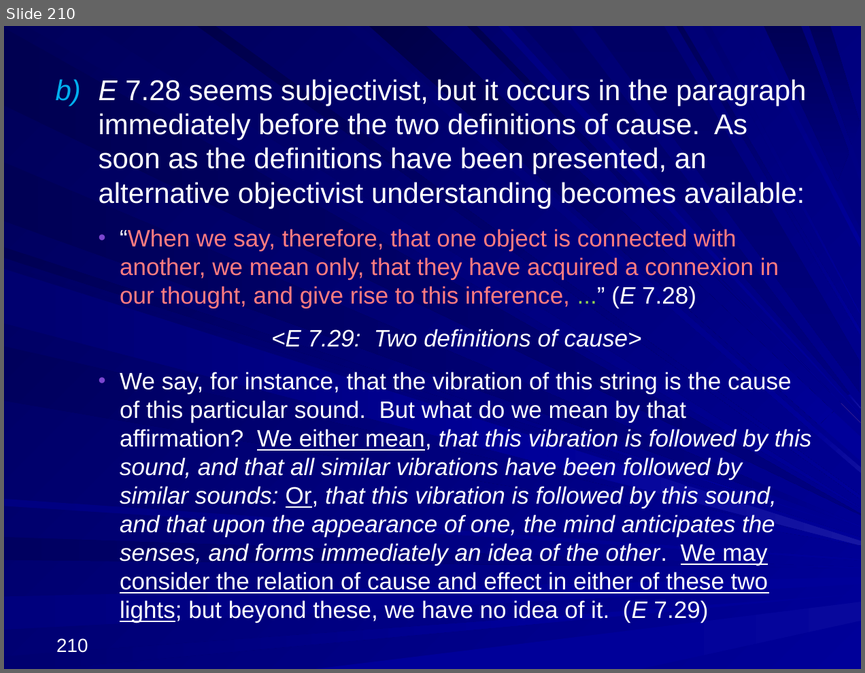
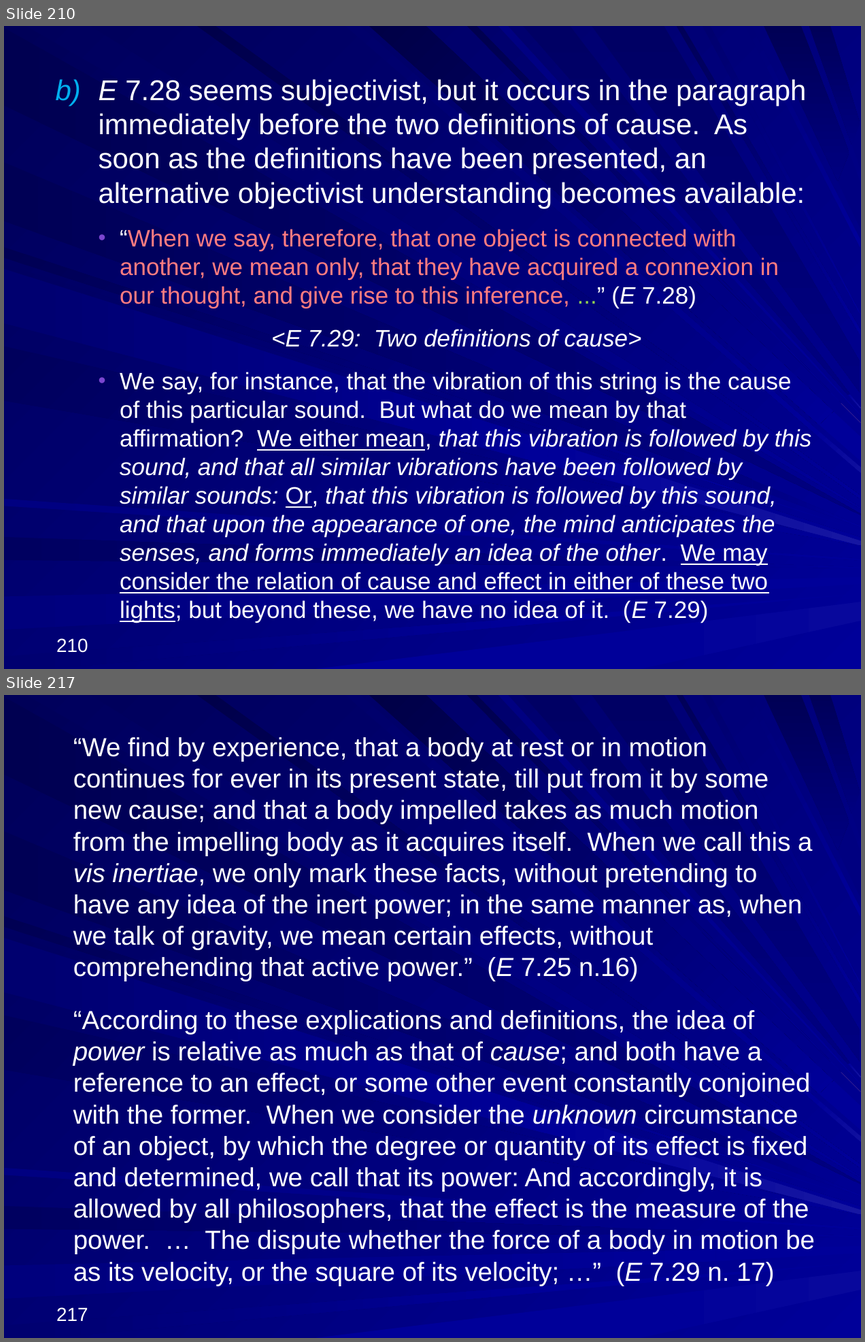
Before and after one commit to englishphilosophy/hume-texts-online, a slide deck: teaching/lectures/2024_Hume_MT_current.pptx. Shown one above the other, each under a label of ours: slide 210 before the commit, slides 210 and 217 after it; the slides between them are not shown. The pictures are 865x673 and 865x1342 pixels, drawn with LibreOffice and Linux fonts; fonts in the diff are those of the drawing. Boxes give left, top, right and bottom in pixels: in the first picture for what was removed or moved away, otherwise in the second. Text is boxed around its words. In the diff, an @@ line names an element or a change of style, - is before the commit and + after.

```diff
--- a/teaching/lectures/2024_Hume_MT_current.pptx
+++ b/teaching/lectures/2024_Hume_MT_current.pptx
@@ slide 217 added at box(4, 695, 861, 1338), background gradient #000078 to #000099; not listed: 37 template elements that a slide beside it also shows @@
@@ text added at box(73, 737, 815, 1285), 22 pt, text #FFFFFF @@
+“We find by experience, that a body at rest or in motion continues for ever in its present state, till put from it by some new cause; and that a body impelled takes as much motion from the impelling body as it acquires itself. When we call this a vis inertiae, we only mark these facts, without pretending to have any idea of the inert power; in the same manner as, when we talk of gravity, we mean certain effects, without comprehending that active power.” (E 7.25 n.16)
+“According to these explications and definitions, the idea of power is relative as much as that of cause; and both have a reference to an effect, or some other event constantly conjoined with the former. When we consider the unknown circumstance of an object, by which the degree or quantity of its effect is fixed and determined, we call that its power: And accordingly, it is allowed by all philosophers, that the effect is the measure of the power. … The dispute whether the force of a body in motion be as its velocity, or the square of its velocity; …” (E 7.29 n. 17)
@@ page number added at box(56, 1307, 88, 1321), 16 pt, text #FFFFFF @@
+217
```
Also in this commit, not shown: 7 slides changed, 53 other slides added, 1 other file.
